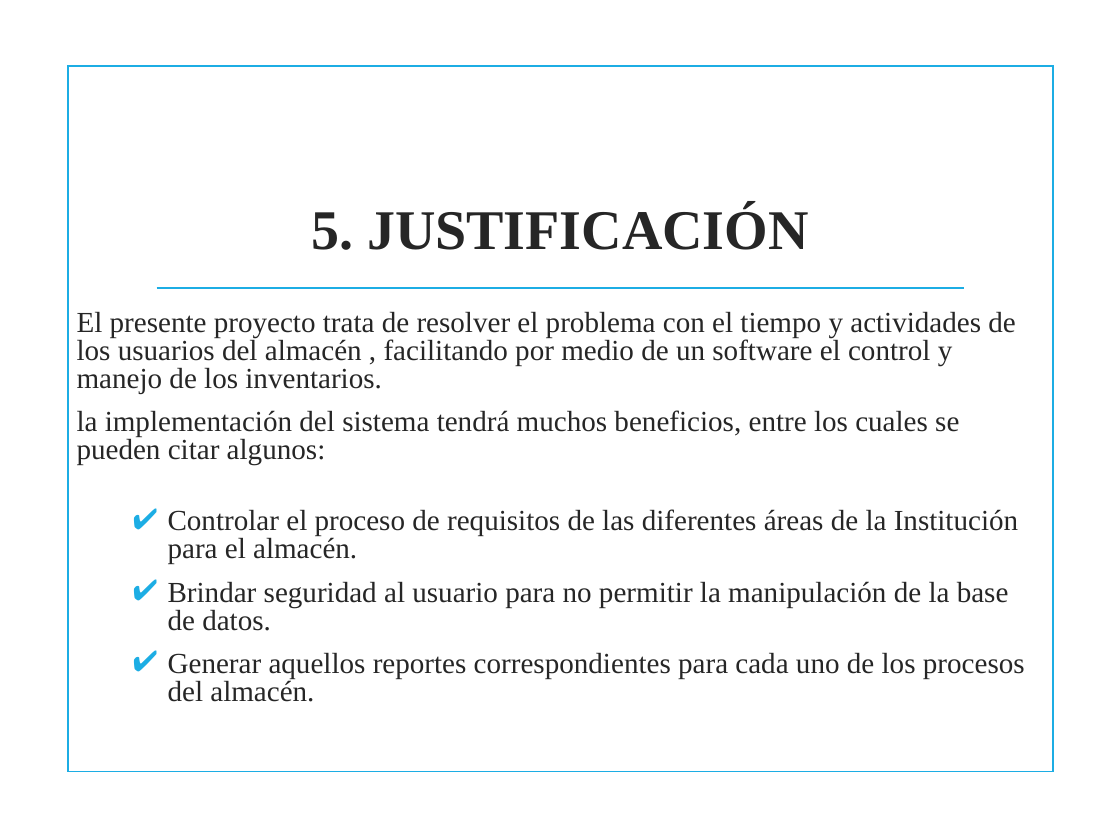
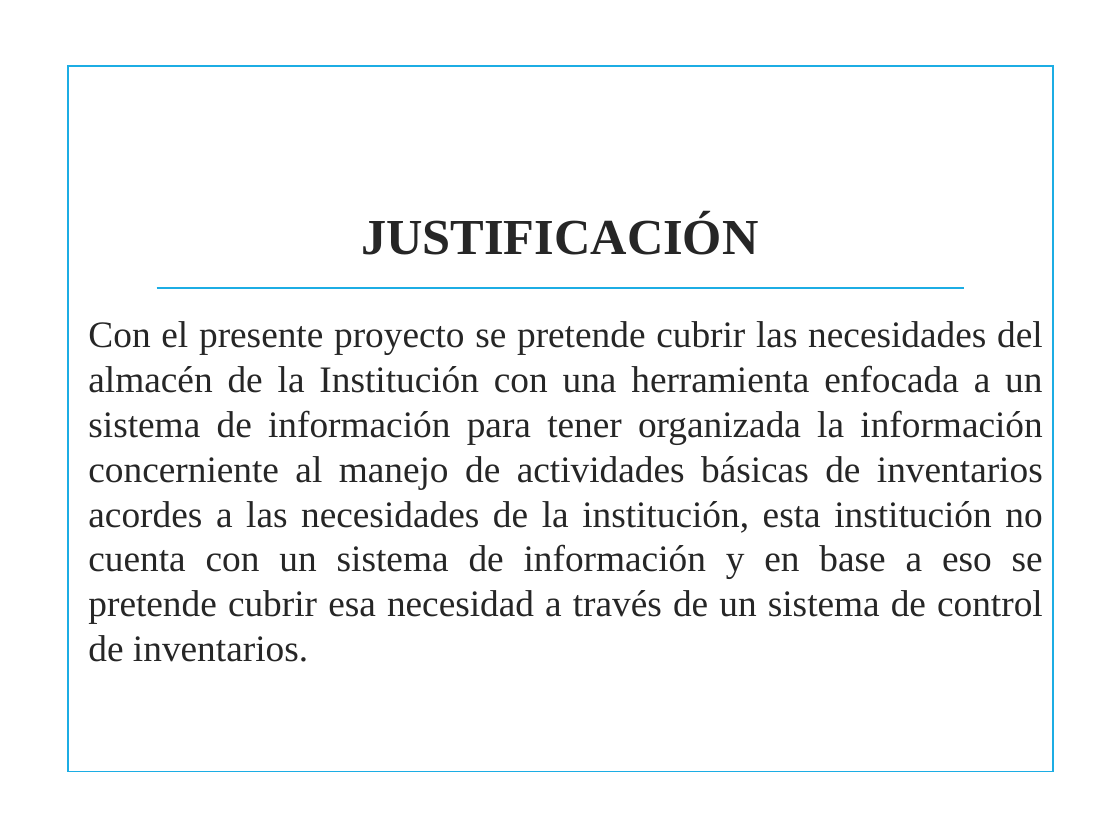
Before and after one commit to jackas779/proyecto, a slide deck: slide 9 of proyecto-4 (1).pptx. Drawn at 1120x840 pixels with LibreOffice and Linux fonts; fonts in the diff are those of the drawing; background and template pictures are left out. Boxes give left, top, right and bottom in pixels: in the first picture for what was removed or moved away, otherwise in the second. Text is boxed around its words. In the diff, an @@ line names an element or a change of style, - is before the commit and + after.

Commit message:
Ardi: mapa de procesos y casos de uso

```diff
--- a/proyecto-4 (1).pptx
+++ b/proyecto-4 (1).pptx
@@ title at box(361, 214, 758, 255): text changed; size 36 to 32.4 pt @@
-5. JUSTIFICACIÓN
+JUSTIFICACIÓN
@@ text removed at box(77, 311, 1025, 702) @@
-El presente proyecto trata de resolver el problema con el tiempo y actividades de los usuarios del almacén , facilitando por medio de un software el control y manejo de los inventarios.
-la implementación del sistema tendrá muchos beneficios, entre los cuales se pueden citar algunos:
-  ✔ Controlar el proceso de requisitos de las diferentes áreas de la Institución para el almacén.
-  ✔ Brindar seguridad al usuario para no permitir la manipulación de la base de datos.
-  ✔ Generar aquellos reportes correspondientes para cada uno de los procesos del almacén.
@@ text added at box(88, 321, 1043, 662), 24 pt, text #262626 @@
+Con el presente proyecto se pretende cubrir las necesidades del almacén de la Institución con una herramienta enfocada a un sistema de información para tener organizada la información concerniente al manejo de actividades básicas de inventarios acordes a las necesidades de la institución, esta institución no cuenta con un sistema de información y en base a eso se pretende cubrir esa necesidad a través de un sistema de control de inventarios.
```
Also in this commit, not shown: 10 other slides changed, 17 slides added, 8 slides removed.
